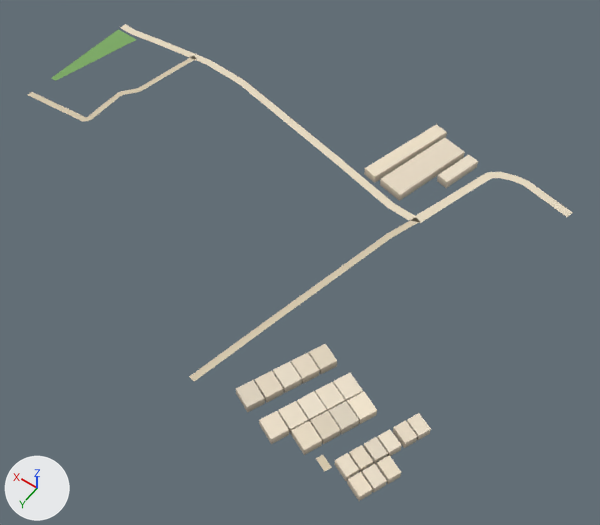
The glTF model public/assets/bengaluru-region-v1/tiles/t40_-34-l1.glb as it was, and as the next commit left it.
Before and after are seen from a camera (50 mm lens) standing at (19913.0, -16291.0, 545.0) and looking at (20176.0, -16659.0, -34.0). The lights are fixed; the arrows at lower left show +X, +Y and +Z. The picture after the commit comes second.

The scene before the commit, as lines of its bpy script (objects in view):
```python
me_building = bpy.data.meshes.new('building')
me_building.from_pydata(...)  # 228 vertices, 289 faces; spans x -5.0..172.0, y 158.0..507.0, z 0.0..8.0
me_building.materials.append(mat_building)
me_ground = bpy.data.meshes.new('ground')
me_ground.from_pydata(...)  # 118 vertices, 108 faces; spans x -1.0..500.0, y 168.0..503.0, z 1.0
me_ground.materials.append(mat_ground)
# before: 46 (109.0, 263.0, 1.0) at pixel (415, 215), 47 (101.0, 267.0, 1.0) at pixel (421, 222)
# before: 58 (48.0, 168.0, 1.0) at pixel (528, 180), 59 (49.0, 176.0, 1.0) at pixel (523, 185), 60 (23.0, 174.0, 1.0) at pixel (550, 196), 61 (25.0, 182.0, 1.0) at pixel (544, 200), 62 (-1.0, 180.0, 1.0) at pixel (572, 212)
# before: 63 (1.0, 188.0, 1.0) at pixel (567, 217)
# before: 80 (158.0, 495.0, 1.0) at pixel (200, 377), 81 (163.0, 493.0, 1.0) at pixel (195, 371), 82 (159.0, 501.0, 1.0) at pixel (193, 381), 83 (165.0, 499.0, 1.0) at pixel (189, 376)
# before: 84 (48.0, 493.0, 1.0) at pixel (323, 454), 85 (50.0, 498.0, 1.0) at pixel (315, 458), 86 (37.0, 497.0, 1.0) at pixel (331, 467), 87 (39.0, 503.0, 1.0) at pixel (324, 471)
ob_building = bpy.data.objects.new('building', me_building)
ob_building.location = (20000.0, -17000.0, 0.0)
ob_ground = bpy.data.objects.new('ground', me_ground)
ob_ground.location = (20000.0, -17000.0, 0.0)
```
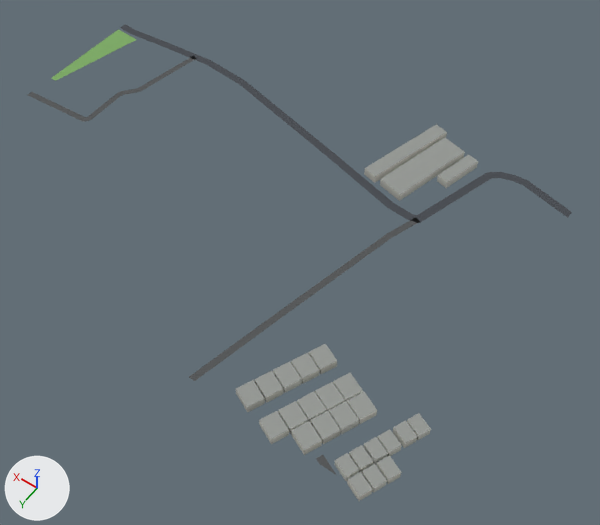
Diff of the bpy script that builds the scene:
```diff
--- a/public/assets/bengaluru-region-v1/tiles/t40_-34-l1.glb.py
+++ b/public/assets/bengaluru-region-v1/tiles/t40_-34-l1.glb.py
@@ me_building @@
 # used by ob_building; location = (20000.0, -17000.0, 0.0)
-me_building.from_pydata(...)  # 228 vertices, 289 faces; spans x -5.0..172.0, y 158.0..507.0, z 0.0..8.0
+me_building.from_pydata(...)  # 228 vertices, 350 faces; spans x -5.0..172.0, y 158.0..507.0, z 0.0..8.0
+# me_building part 1: 289 kept faces spanning x -5.0..172.0, y 158.0..507.0, z 0.0..8.0 get new vertex colours
+# edits to the shape of me_building do not show in these pictures
 me_building.materials.append(mat_building)
@@ me_ground @@
 # used by ob_ground; location = (20000.0, -17000.0, 0.0)
 # verts and faces of me_ground; kept vertices keep their numbers, new ones are numbered from 118
-me_ground.from_pydata(...)  # 118 vertices, 108 faces; spans x -1.0..500.0, y 168.0..503.0, z 1.0
+me_ground.from_pydata(...)  # 120 vertices, 110 faces; spans x 0.0..500.0, y 168.0..500.0, z 1.0
+# me_ground part 2
+verts[47] = (102.0, 268.0, 1.0)  # moved, pixel (419, 223)
+verts[46] = (108.0, 262.0, 1.0)  # moved, pixel (416, 215)
+# me_ground part 3
+delete_vertices([*range(60, 64)])  # with the faces that use them
+verts[118] = (23.0, 182.0, 1.0)  # pixel (546, 202)
+verts[119] = (21.0, 175.0, 1.0)  # pixel (552, 197)
+verts[120] = (0.0, 180.0, 1.0)  # pixel (572, 212)
+verts[121] = (0.0, 188.0, 1.0)  # pixel (568, 217)
+faces += [(58, 59, 118), (58, 118, 119), (118, 120, 119), (118, 121, 120)]
+# me_ground part 4
+delete_vertices([82])  # with the faces that use them
+verts[83] = (159.0, 500.0, 1.0)  # moved, pixel (194, 381)
+verts[122] = (165.0, 500.0, 1.0)  # pixel (188, 377)
+faces += [(81, 122, 83)]
+# me_ground part 5
+delete_vertices([86])  # with the faces that use them
+verts[87] = (31.0, 500.0, 1.0)  # moved, pixel (337, 475)
+verts[123] = (46.0, 500.0, 1.0)  # pixel (319, 463)
+faces += [(85, 123, 87)]
+# me_ground part 6
+# 2 vertices are removed from x 464.0..465.0, y 341.0..346.0, z 1.0
+# 5 faces are deleted
+# 2 vertices move from x 429.0..430.0, y 338.0..345.0, z 1.0 to x 428.0..430.0, y 338.0..344.0, z 1.0
+# 4 vertices are added at (460.0, 340.0, 1.0), (459.0, 346.0, 1.0), (490.0, 342.0, 1.0), (490.0, 348.0, 1.0)
+# 7 new faces join them
+# me_ground part 7: 90 kept faces spanning x 31.0..500.0, y 168.0..500.0, z 1.0 get new vertex colours; the middle colour goes from beige #e9dcc3 to dark grey #45494f
 me_ground.materials.append(mat_ground)
```

Where the change shows, as pixel boxes (x1, y1, x2, y2) in the pictures (600 x 525 px; the box of a moved part takes in the faces that stretch with it):
part 1 of me_building, recoloured (darker): (236, 124, 478, 500) in both
part 2 of me_ground, moved or reshaped: (408, 198, 451, 223) in both
part 3 of me_ground, moved or reshaped: before (523, 181, 573, 217); after (523, 181, 572, 218)
part 4 of me_ground, moved or reshaped: (189, 372, 200, 381) in both
part 5 of me_ground, moved or reshaped: before (316, 455, 332, 472); after (316, 455, 336, 475)
part 6 of me_ground, moved or reshaped: before (28, 92, 86, 121); after (28, 92, 86, 122)
part 7 of me_ground, recoloured: (84, 24, 528, 465) in both
